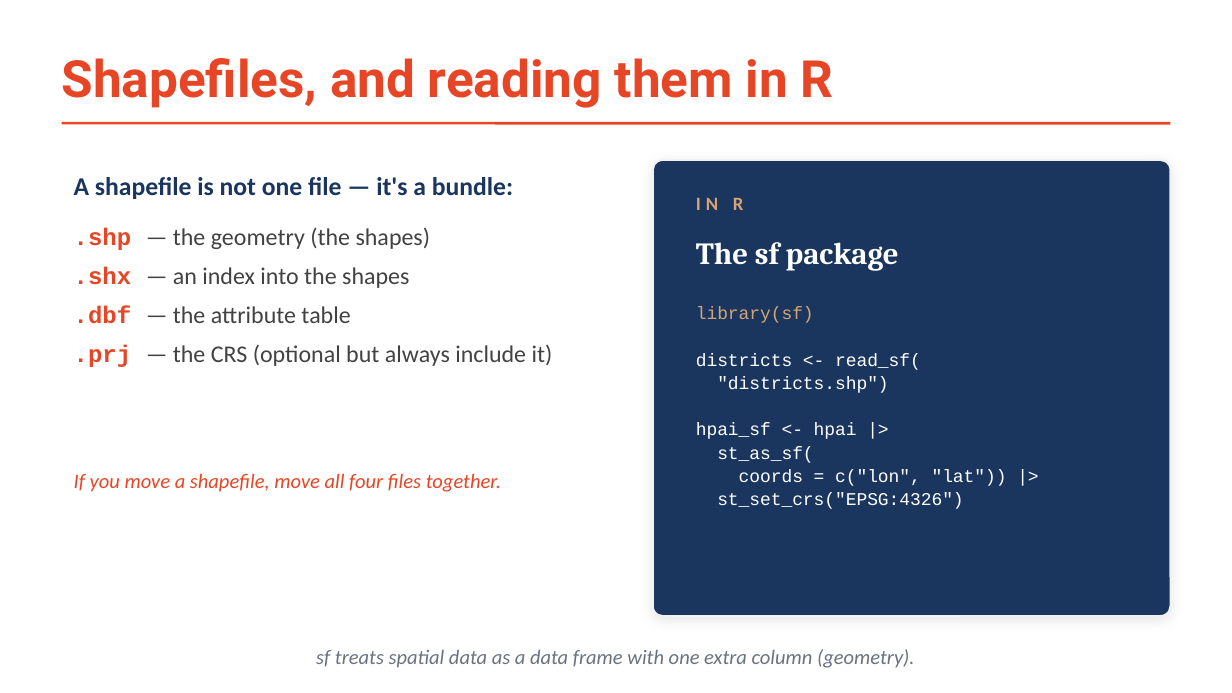
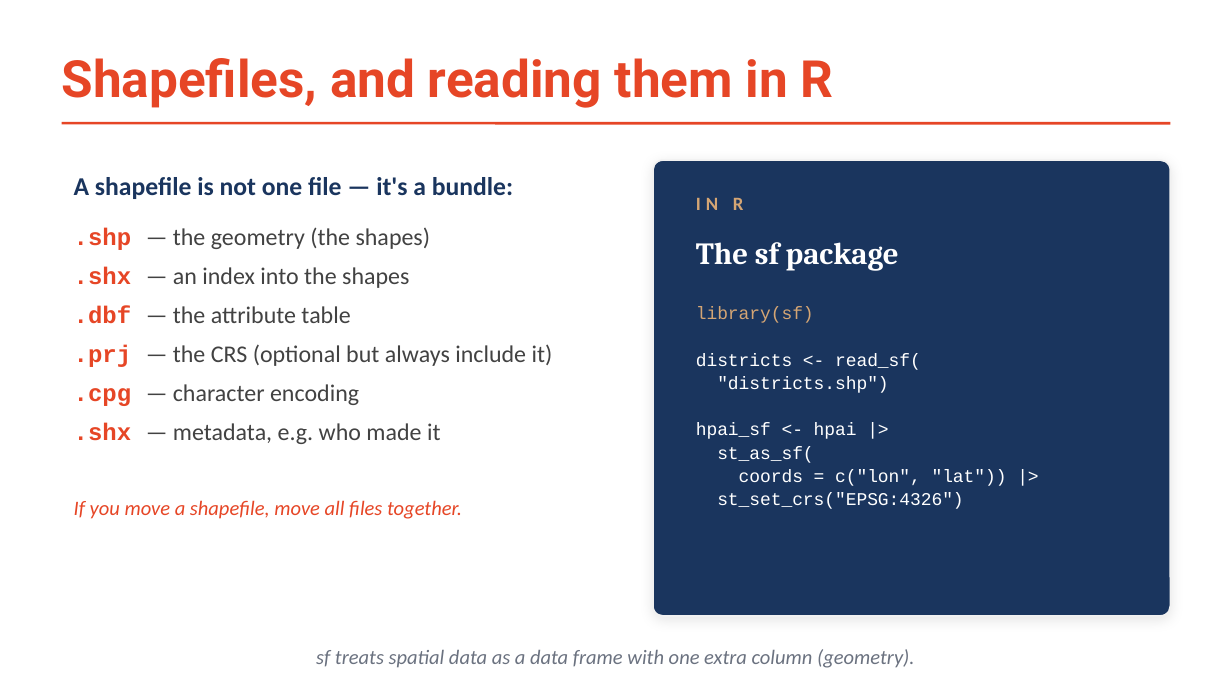
Before and after one commit to RabiesResearch/PH_workshop, a slide deck: slide 17 of part1/ST_Tutorial_Phils2026.pptx (slide 13 before the commit). Drawn at 1232x693 pixels with LibreOffice and Linux fonts; fonts in the diff are those of the drawing. Boxes give left, top, right and bottom in pixels: in the first picture for what was removed or moved away, otherwise in the second. Text is boxed around its words. In the diff, an @@ line names an element or a change of style, - is before the commit and + after.

```diff
--- a/part1/ST_Tutorial_Phils2026.pptx
+++ b/part1/ST_Tutorial_Phils2026.pptx
@@ text at (74,384,441,444): paragraphs added @@
+.cpg — character encoding
+.shx — metadata, e.g. who made it
@@ text at (74,500,462,519): text changed @@
-If you move a shapefile, move all four files together.
+If you move a shapefile, move all files together.
```
Also in this commit, not shown: 2 other slides changed, 7 slides added, 4 other files.
